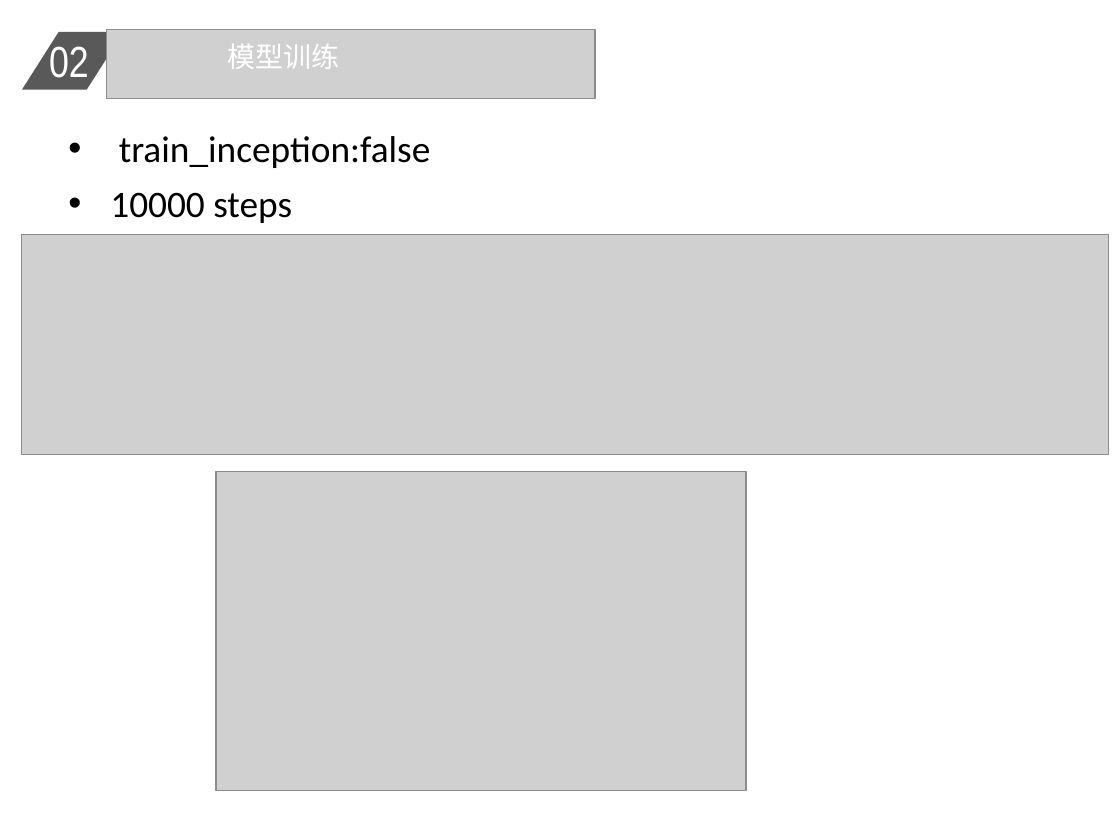
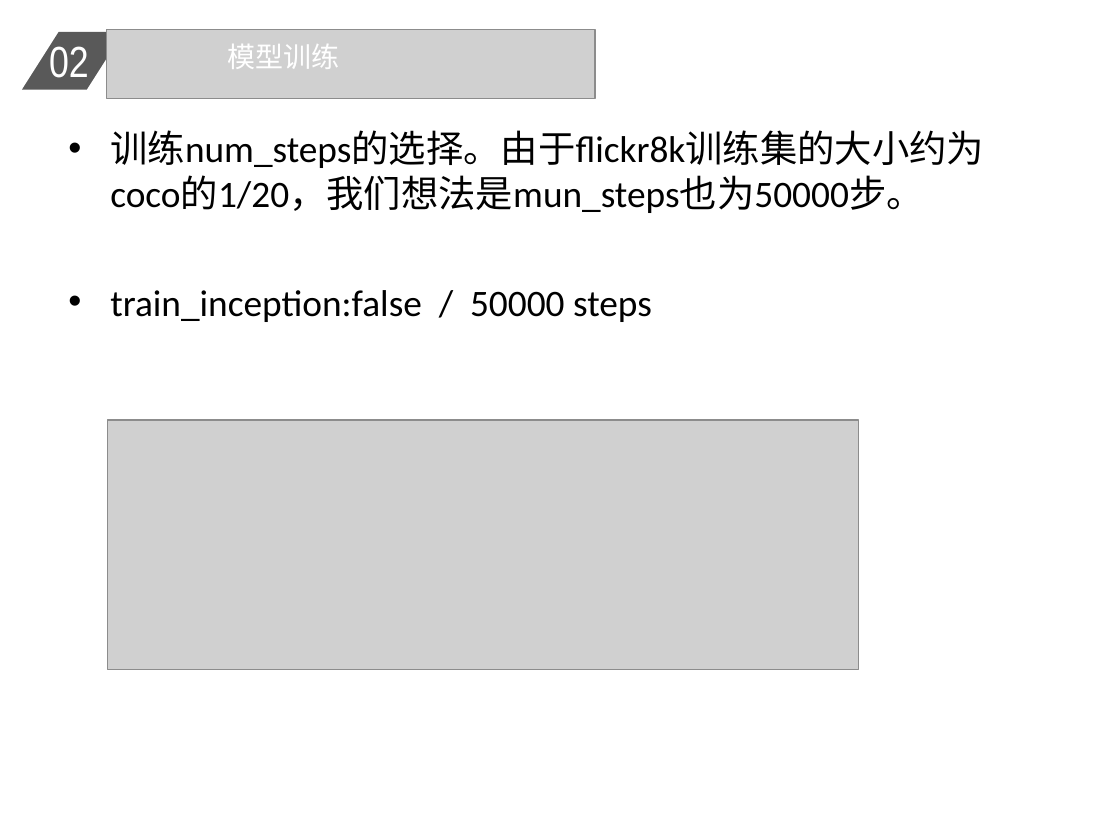
Before and after one commit to zhuyi55/img_caption, a slide deck: slide 4 of documents/report_2.ppt. Drawn at 1120x840 pixels with LibreOffice and Linux fonts; fonts in the diff are those of the drawing; grey boxes stand for pictures. Boxes give left, top, right and bottom in pixels: in the first picture for what was removed or moved away, otherwise in the second. Text is boxed around its words. In the diff, an @@ line names an element or a change of style, - is before the commit and + after.

```diff
--- a/documents/report_2.ppt
+++ b/documents/report_2.ppt
@@ text at (110,130,984,322): text changed @@
-• train_inception:false
-• 10000 steps
+• 训练num_steps的选择。由于flickr8k训练集的大小约为coco的1/20，我们想法是mun_steps也为50000步。
+• train_inception:false / 50000 steps
@@ picture removed at (22,235,1109,455) @@
@@ picture: place and size @@
-picture at (216,472,746,791)
+picture at (108,420,858,670)
```
Also in this commit, not shown: 5 other slides changed, 2 slides added, 1 slide removed, 1 other file.
